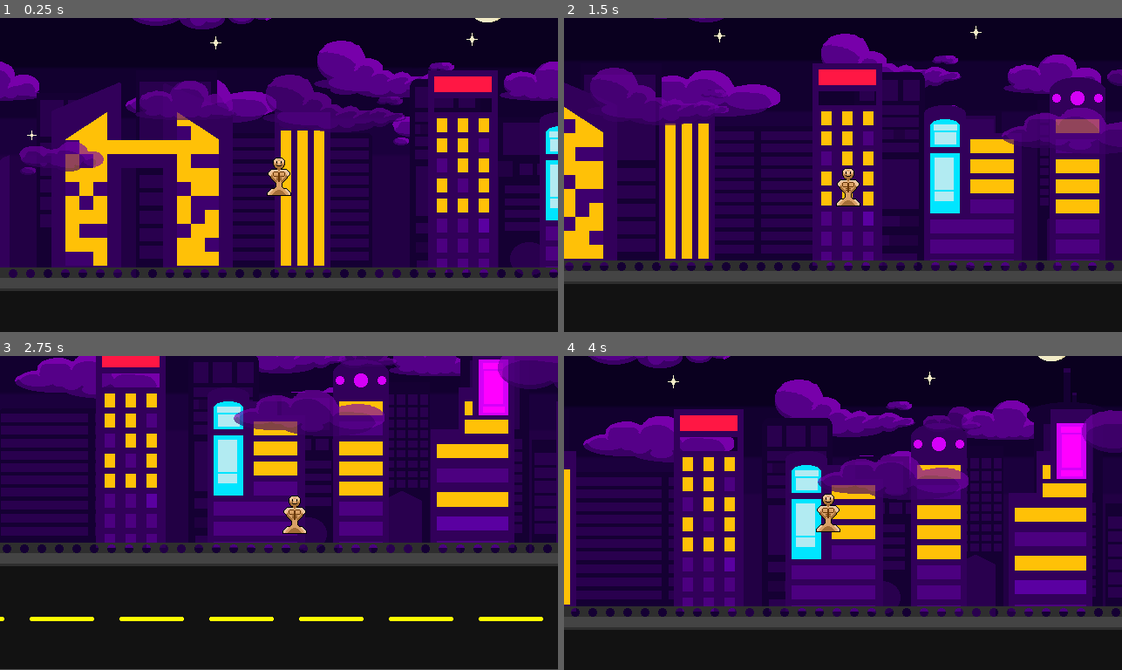
Above: before the commit, frames 1-4 (two rows, left to right).
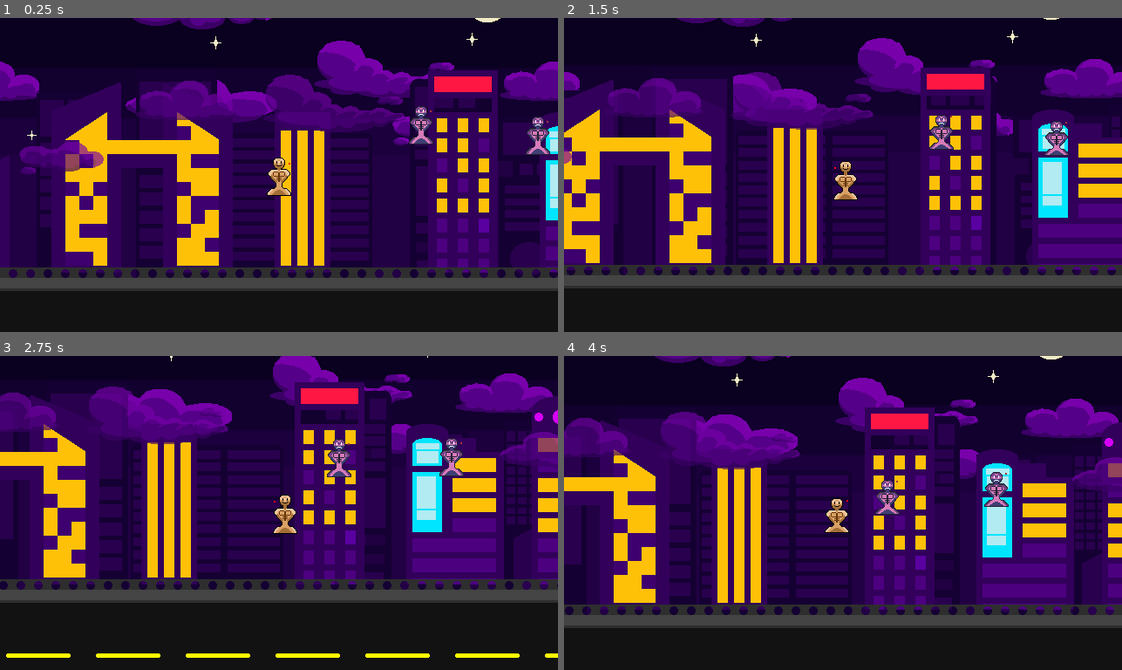
Above: after the commit, the same moments.

Repository: Tomaz-Arlindo/Godot-Survivors
Game: Godot game, scene res://World/world.tscn
Same seed, same stepped clock (60 frames per second), same inputs: the game is played once before the commit and once after it.
Inputs:
- Up to frame 1 (0.25 s): no input
- Up to frame 2 (1.5 s): hold D (right) 0.53-1.28 s; hold S (down) from 1.28 s (still down)
- Up to frame 3 (2.75 s): release S (down) at 2.03 s; hold D (right) from 2.03 s (still down)
- Up to frame 4 (4 s): release D (right) at 2.78 s; hold W (up) 2.78-3.53 s; hold A (left) from 3.53 s (still down)

The runs differ from the first frame. In frame 1, 0.7% of the frame differs, in the area x 51-99%, y 28-47%; in frame 2, 41%; in frame 3, 63%, in the area x 0-100%, y 0-100%; in frame 4, 49%.

Commit message:
imporve debug sprites and add enemy movement AI

Diff:
--- a/Enemy/dummy_enemy.gd
+++ b/Enemy/dummy_enemy.gd
@@ -2,3 +2,20 @@
 
 
 @export var movement_speed = 20
+
+@onready var player = get_tree().get_first_node_in_group("player")
+@onready var sprite = $Sprite2D
+@onready var anim = $AnimationPlayer
+
+func _ready():
+	anim.play("walk")
+
+func _physics_process(_delta):
+	var direction = global_position.direction_to(player.global_position)
+	velocity = direction * movement_speed
+	move_and_slide()
+
+	if direction.x > 0.1:
+		sprite.flip_h = true
+	elif direction.x < -0.1:
+		sprite.flip_h = false
--- a/Enemy/dummy_enemy.tscn
+++ b/Enemy/dummy_enemy.tscn
@@ -1,7 +1,49 @@
-[gd_scene load_steps=3 format=3 uid="uid://hk6oegcl1p8i"]
+[gd_scene load_steps=7 format=3 uid="uid://hk6oegcl1p8i"]
 
 [ext_resource type="Script" uid="uid://crxqoiybcjlu1" path="res://Enemy/dummy_enemy.gd" id="1_32u52"]
 [ext_resource type="Texture2D" uid="uid://7akyuwj5niyf" path="res://Textures/Enemy/Dummy-enemy.png" id="2_2r6sc"]
+
+[sub_resource type="CapsuleShape2D" id="CapsuleShape2D_32u52"]
+radius = 7.0
+height = 34.0
+
+[sub_resource type="Animation" id="Animation_32u52"]
+resource_name = "walk"
+length = 0.9
+loop_mode = 1
+tracks/0/type = "value"
+tracks/0/imported = false
+tracks/0/enabled = true
+tracks/0/path = NodePath("Sprite2D:frame")
+tracks/0/interp = 1
+tracks/0/loop_wrap = true
+tracks/0/keys = {
+"times": PackedFloat32Array(0, 0.3, 0.6, 0.9),
+"transitions": PackedFloat32Array(1, 1, 1, 1),
+"update": 1,
+"values": [0, 1, 2, 0]
+}
+
+[sub_resource type="Animation" id="Animation_2r6sc"]
+length = 0.001
+tracks/0/type = "value"
+tracks/0/imported = false
+tracks/0/enabled = true
+tracks/0/path = NodePath("Sprite2D:frame")
+tracks/0/interp = 1
+tracks/0/loop_wrap = true
+tracks/0/keys = {
+"times": PackedFloat32Array(0),
+"transitions": PackedFloat32Array(1),
+"update": 1,
+"values": [0]
+}
+
+[sub_resource type="AnimationLibrary" id="AnimationLibrary_32kck"]
+_data = {
+&"RESET": SubResource("Animation_2r6sc"),
+&"walk": SubResource("Animation_32u52")
+}
 
 [node name="dummy-enemy" type="CharacterBody2D"]
 motion_mode = 1
@@ -10,3 +52,12 @@
 [node name="Sprite2D" type="Sprite2D" parent="."]
 texture = ExtResource("2_2r6sc")
 hframes = 3
+
+[node name="CollisionShape2D" type="CollisionShape2D" parent="."]
+position = Vector2(0, 2)
+shape = SubResource("CapsuleShape2D_32u52")
+
+[node name="AnimationPlayer" type="AnimationPlayer" parent="."]
+libraries = {
+&"": SubResource("AnimationLibrary_32kck")
+}
--- /dev/null
+++ b/Player/Player.gd
@@ -0,0 +1,29 @@
+extends CharacterBody2D
+
+
+var movement_speed = 40.0
+@onready var sprite = $Sprite2D
+@onready var walkTimer = get_node("%walkTimer")
+
+func _physics_process(_delta):
+	movement()
+
+func movement():
+	var x_mov = Input.get_action_strength("right") - Input.get_action_strength("left")
+	var y_mov = Input.get_action_strength("down") - Input.get_action_strength("up")
+	var mov = Vector2(x_mov,y_mov)
+	if mov.x > 0:
+		sprite.flip_h = true
+	elif mov.x < 0:
+		sprite.flip_h = false
+
+	if mov != Vector2.ZERO:
+		if walkTimer.is_stopped():
+			if sprite.frame >= sprite.hframes -1:
+				sprite.frame = 0
+			else:
+				sprite.frame += 1
+			walkTimer.start()
+
+	velocity = mov.normalized()*movement_speed
+	move_and_slide()
--- a/Player/dummy.tscn
+++ b/Player/Player.tscn
@@ -1,13 +1,13 @@
 [gd_scene load_steps=4 format=3 uid="uid://cc525imf310bj"]
 
-[ext_resource type="Script" uid="uid://c3lrp3gi0hmuw" path="res://Player/dummy.gd" id="1_xmspm"]
+[ext_resource type="Script" uid="uid://c3lrp3gi0hmuw" path="res://Player/Player.gd" id="1_xmspm"]
 [ext_resource type="Texture2D" uid="uid://wr4jlqt2t3v4" path="res://Textures/Player/Dummy.png" id="2_0umox"]
 
 [sub_resource type="CapsuleShape2D" id="CapsuleShape2D_stcs8"]
-radius = 13.0
-height = 46.0
+radius = 7.0
+height = 34.0
 
-[node name="Dummy" type="CharacterBody2D" groups=["player"]]
+[node name="Player" type="CharacterBody2D" groups=["player"]]
 motion_mode = 1
 script = ExtResource("1_xmspm")
 
@@ -16,8 +16,13 @@
 hframes = 3
 
 [node name="CollisionShape2D" type="CollisionShape2D" parent="."]
-position = Vector2(0, 1)
+position = Vector2(0, 2)
 shape = SubResource("CapsuleShape2D_stcs8")
 
 [node name="Camera2D" type="Camera2D" parent="."]
 position_smoothing_enabled = true
+
+[node name="walkTimer" type="Timer" parent="."]
+unique_name_in_owner = true
+wait_time = 0.2
+one_shot = true
--- a/Player/dummy.gd
+++ /dev/null
@@ -1,14 +0,0 @@
-extends CharacterBody2D
-
-
-var movement_speed = 100.0
-
-func _physics_process(_delta):
-	movement()
-
-func movement():
-	var x_mov = Input.get_action_strength("right") - Input.get_action_strength("left")
-	var y_mov = Input.get_action_strength("down") - Input.get_action_strength("up")
-	var mov = Vector2(x_mov,y_mov)
-	velocity = mov.normalized()*movement_speed
-	move_and_slide()
--- a/World/world.tscn
+++ b/World/world.tscn
@@ -1,12 +1,13 @@
-[gd_scene load_steps=10 format=3 uid="uid://c5t7034avp45i"]
+[gd_scene load_steps=11 format=3 uid="uid://c5t7034avp45i"]
 
 [ext_resource type="Texture2D" uid="uid://bh4fbsjjuum2b" path="res://Textures/Background/Sky.png" id="1_8a836"]
-[ext_resource type="PackedScene" uid="uid://cc525imf310bj" path="res://Player/dummy.tscn" id="2_8a836"]
+[ext_resource type="PackedScene" uid="uid://cc525imf310bj" path="res://Player/Player.tscn" id="2_8a836"]
 [ext_resource type="Texture2D" uid="uid://cy2ysfwsa0cyf" path="res://Textures/Background/B-builds.png" id="2_j8job"]
 [ext_resource type="Texture2D" uid="uid://bo374srw4u4gu" path="res://Textures/Background/Moon.png" id="2_yf0ba"]
 [ext_resource type="Texture2D" uid="uid://75yeh33j6yw1" path="res://Textures/Background/F-builds.png" id="3_3f78f"]
 [ext_resource type="Texture2D" uid="uid://b718btmmfc7ui" path="res://Textures/Background/Clouds.png" id="4_k8do8"]
 [ext_resource type="Texture2D" uid="uid://daev4e7wmpl3n" path="res://Textures/Background/Road.png" id="5_bkhv4"]
+[ext_resource type="PackedScene" uid="uid://hk6oegcl1p8i" path="res://Enemy/dummy_enemy.tscn" id="8_eidgh"]
 
 [sub_resource type="WorldBoundaryShape2D" id="WorldBoundaryShape2D_l402w"]
 normal = Vector2(0, 1)
@@ -84,5 +85,11 @@
 position = Vector2(130, 1)
 texture = ExtResource("5_bkhv4")
 
-[node name="Dummy" parent="." instance=ExtResource("2_8a836")]
+[node name="Player" parent="." instance=ExtResource("2_8a836")]
 position = Vector2(0, -70)
+
+[node name="dummy-enemy" parent="." instance=ExtResource("8_eidgh")]
+position = Vector2(168, -131)
+
+[node name="dummy-enemy2" parent="." instance=ExtResource("8_eidgh")]
+position = Vector2(302, -118)
Renamed: Player/dummy.gd.uid -> Player/Player.gd.uid
Binary file changed: Textures/Enemy/Dummy-enemy.png
Binary file changed: Textures/Player/Dummy.png
